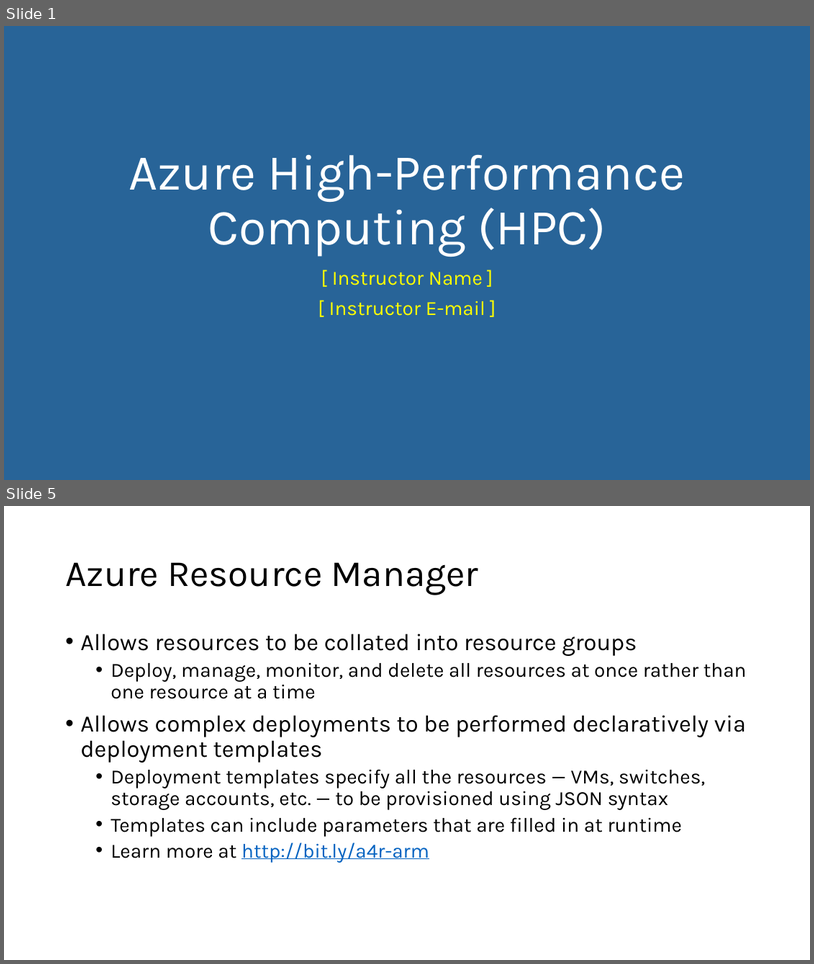
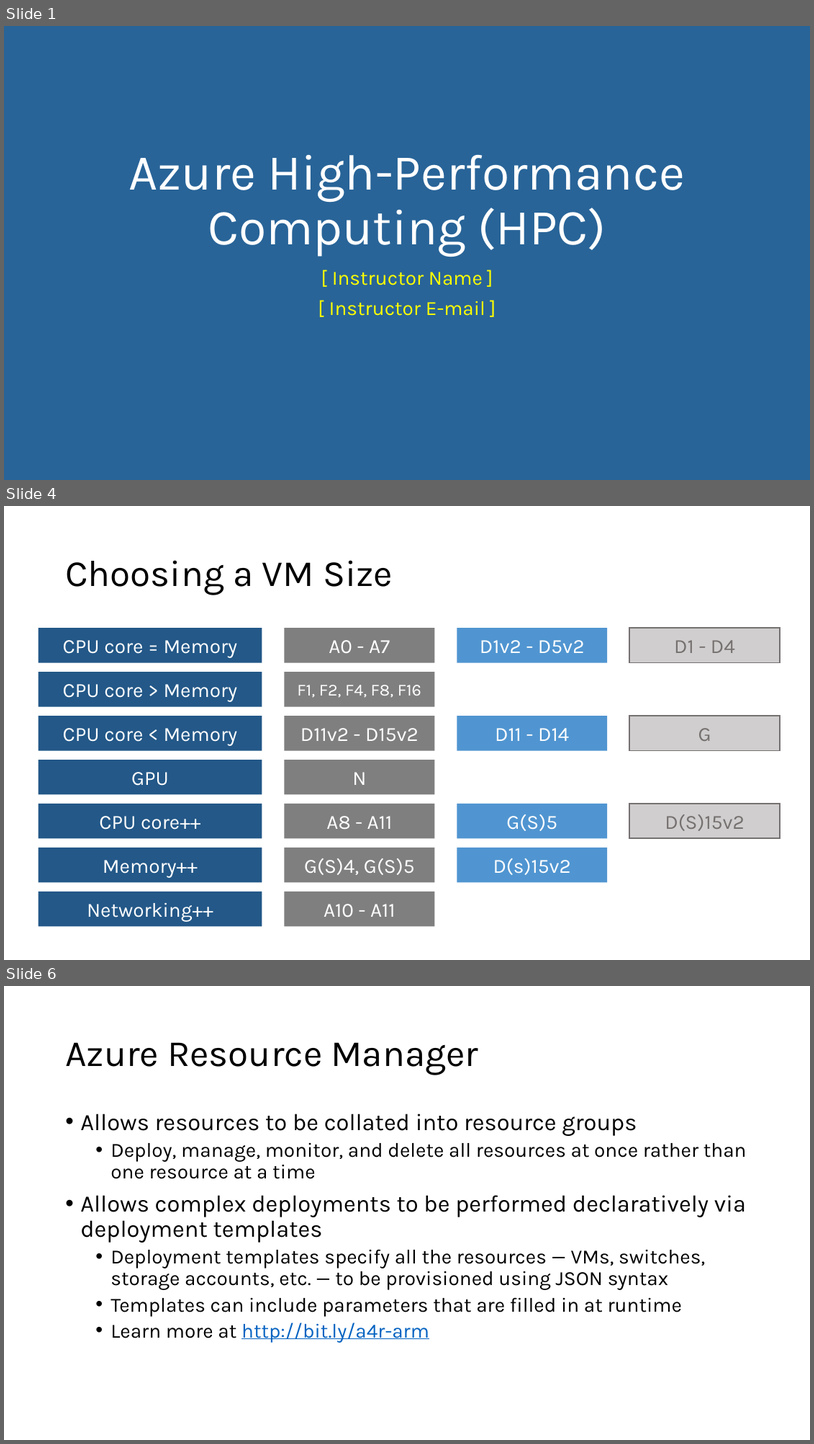
Before and after one commit to wi5nia/TechnicalCommunityContent, a slide deck: Big Data and Analytics/Azure HPC/Azure HPC.pptx. Shown one above the other, each under a label of ours: slides 1 and 5 before the commit, slides 1, 4 and 6 after it; the slides between them are not shown. The pictures are 814x964 and 814x1444 pixels, drawn with LibreOffice and Linux fonts; fonts in the diff are those of the drawing. Boxes give left, top, right and bottom in pixels: in the first picture for what was removed or moved away, otherwise in the second. Text is boxed around its words. In the diff, an @@ line names an element or a change of style, - is before the commit and + after.

```diff
--- a/Big Data and Analytics/Azure HPC/Azure HPC.pptx
+++ b/Big Data and Analytics/Azure HPC/Azure HPC.pptx
@@ slide 4 added at <box>4,506,810,960</box>, background #FFFFFF @@
@@ title added at <box>65,560,393,595</box>, 44 pt, text #000000 @@
+Choosing a VM Size
@@ rectangle added at <box>39,628,262,663</box>, fill #235888, 24 pt, text #FFFFFF @@
+CPU core = Memory
@@ rectangle added at <box>285,628,435,663</box>, fill #7F7F7F, 24 pt, text #FFFFFF @@
+A0 - A7
@@ rectangle added at <box>457,628,608,663</box>, fill #5095D1, 24 pt, text #FFFFFF @@
+D1v2 - D5v2
@@ rectangle added at <box>630,628,781,663</box>, fill #D0CECE, outline #767171 1.5 pt, 24 pt, text #767171 @@
+D1 - D4
@@ rectangle added at <box>39,672,262,707</box>, fill #235888, 24 pt, text #FFFFFF @@
+CPU core > Memory
@@ rectangle added at <box>285,672,435,707</box>, fill #7F7F7F, 20 pt, text #FFFFFF @@
+F1, F2, F4, F8, F16
@@ rectangle added at <box>39,716,262,751</box>, fill #235888, 24 pt, text #FFFFFF @@
+CPU core < Memory
@@ rectangle added at <box>285,716,435,751</box>, fill #7F7F7F, 24 pt, text #FFFFFF @@
+D11v2 - D15v2
@@ rectangle added at <box>457,716,608,751</box>, fill #5095D1, 24 pt, text #FFFFFF @@
+D11 - D14
@@ rectangle added at <box>630,716,781,751</box>, fill #D0CECE, outline #767171 1.5 pt, 24 pt, text #767171 @@
+G
@@ rectangle added at <box>39,759,262,795</box>, fill #235888, 24 pt, text #FFFFFF @@
+GPU
@@ rectangle added at <box>285,759,435,795</box>, fill #7F7F7F, 24 pt, text #FFFFFF @@
+N
@@ rectangle added at <box>39,803,262,839</box>, fill #235888, 24 pt, text #FFFFFF @@
+CPU core++
@@ rectangle added at <box>285,803,435,839</box>, fill #7F7F7F, 24 pt, text #FFFFFF @@
+A8 - A11
@@ rectangle added at <box>457,803,608,839</box>, fill #5095D1, 24 pt, text #FFFFFF @@
+G(S)5
@@ rectangle added at <box>630,803,781,839</box>, fill #D0CECE, outline #767171 1.5 pt, 24 pt, text #767171 @@
+D(S)15v2
@@ rectangle added at <box>39,847,262,883</box>, fill #235888, 24 pt, text #FFFFFF @@
+Memory++
@@ rectangle added at <box>285,847,435,883</box>, fill #7F7F7F, 24 pt, text #FFFFFF @@
+G(S)4, G(S)5
@@ rectangle added at <box>457,847,608,883</box>, fill #5095D1, 24 pt, text #FFFFFF @@
+D(s)15v2
@@ rectangle added at <box>39,891,262,926</box>, fill #235888, 24 pt, text #FFFFFF @@
+Networking++
@@ rectangle added at <box>285,891,435,926</box>, fill #7F7F7F, 24 pt, text #FFFFFF @@
+A10 - A11
@@ what was slide 5 is now slide 6 @@
```
Also in this commit, not shown: 2 slides changed, 1 other slide added, 1 slide removed.
